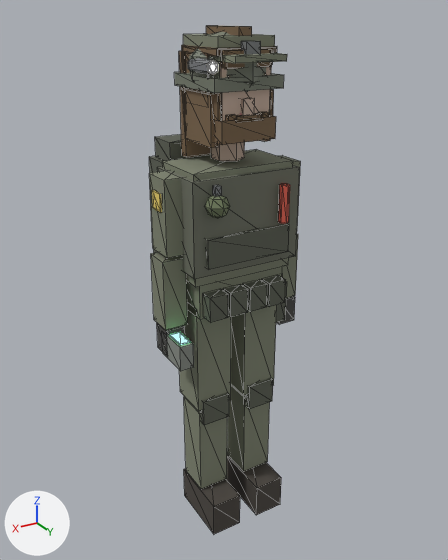
Renders of the glTF model assets/models/merc.glb from each side of a commit.
One viewpoint serves both versions: a camera (50 mm lens) standing at (1.082, 1.778, 1.887) and looking at (-0.027, -0.07, 0.963). Lighting does not change. The marker at lower left points along +X, +Y and +Z. The picture after the commit comes second. Mesh edges are drawn as thin lines.

The older version as bpy lines, for what is in view:
```python
me_gear_belt0 = bpy.data.meshes.new('Gear_Belt0')
me_gear_belt0.from_pydata(...)  # a box spanning x 0.085..0.155, y 0.095..0.145, z 0.925..1.015
me_gear_belt0.materials.append(mat_webbing)  # dark grey #5d6155
me_gear_belt2 = bpy.data.meshes.new('Gear_Belt2')
me_gear_belt2.from_pydata(...)  # a box spanning x -0.075..-0.005, y 0.095..0.145, z 0.925..1.015
me_gear_belt2.materials.append(mat_webbing)  # dark grey #5d6155
me_gear_helmet = bpy.data.meshes.new('Gear_Helmet')
me_gear_helmet.from_pydata(...)  # a UV sphere (8 segments, 5 rings, poles along z) spanning x -0.13..0.13, y -0.142..0.142, z 1.62..1.84, material slot 0; a box spanning x -0.125..0.125, y -0.13..0.13, z 1.67..1.71, material slot 0; a box spanning x -0.025..0.025, y 0.115..0.145, z 1.77..1.81, material slot 1
me_gear_helmet.materials.append(mat_helmet)  # grey #797e6f
me_gear_helmet.materials.append(mat_gearmetal)  # grey #7c7e81
ob_gear_belt0 = bpy.data.objects.new('Gear_Belt0', me_gear_belt0)
ob_gear_belt0.location = (0.0, 0.0, 0.0)
ob_gear_belt2 = bpy.data.objects.new('Gear_Belt2', me_gear_belt2)
ob_gear_belt2.location = (0.0, 0.0, 0.0)
ob_gear_helmet = bpy.data.objects.new('Gear_Helmet', me_gear_helmet)
ob_gear_helmet.location = (0.0, 0.0, 0.0)
# also in view: 'Gear_Cap' at (0.0, 0.04, 1.79); 'Body' at (0.0, 0.027, 0.887); 'Vest' at (0.0, 0.012, 1.25); 'Look_HairLong' at (0.0, 0.003, 1.616); 'Gear_Belt1' at (0.04, 0.12, 0.97)
```
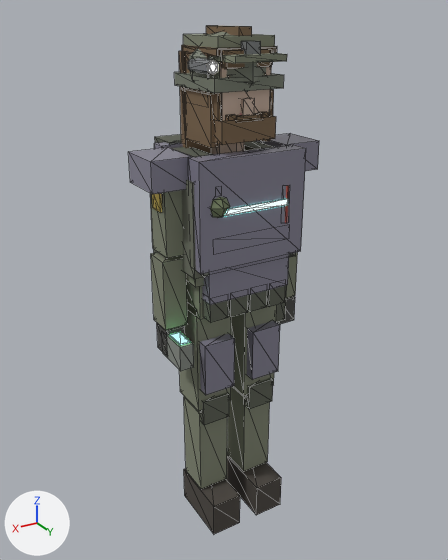
Location of each change, (x1, y1, x2, y2) in pixels of the pictures (448 x 560 px):
```json
{"object": "Gear_Plate", "change": "added", "after": [129, 133, 319, 395], "faces in mat_alloy (grey #868495)": [129, 133, 319, 395], "faces in mat_alloyglow (cyan #95f3e7, glowing cyan #9cfff2)": [223, 199, 288, 217]}
{"object": "Gear_Vest", "change": "added", "after": [171, 141, 293, 276], "on screen": "mostly hidden", "faces in mat_webbing (dark grey #5d6155)": [171, 141, 273, 157]}
{"object": "Vest", "change": "unchanged, covered by the edit", "before": [157, 165, 300, 279], "after": [179, 179, 296, 279]}
```

The change, as JSON lines over the scene's bpy script:
```json
{"op": "add", "block": "mat_kevlar", "code": ["mat_kevlar = principled_material('Kevlar')", "mat_kevlar.base_color = (0.2, 0.22, 0.18)  # grey #7c8176", "mat_kevlar.roughness = 0.9"]}
{"op": "add", "block": "mat_alloyglow", "code": ["mat_alloyglow = principled_material('AlloyGlow')", "mat_alloyglow.base_color = (0.3, 0.9, 0.8)  # cyan #95f3e7", "mat_alloyglow.roughness = 0.9", "mat_alloyglow.emission_color = (0.333, 1.0, 0.889)  # cyan #9cfff2", "mat_alloyglow.emission_strength = 2.25"]}
{"op": "add", "block": "mat_alloy", "code": ["mat_alloy = principled_material('Alloy')", "mat_alloy.base_color = (0.24, 0.23, 0.3)  # grey #868495", "mat_alloy.roughness = 0.3"]}
{"op": "add", "block": "me_gear_vest", "code": ["me_gear_vest = bpy.data.meshes.new('Gear_Vest')", "me_gear_vest.from_pydata(...)  # a box spanning x -0.18..0.18, y 0.085..0.145, z 1.1..1.44, material slot 0; a box spanning x -0.18..0.18, y -0.15..-0.1, z 1.1..1.44, material slot 0; a box spanning x 0.085..0.155, y -0.13..0.13, z 1.43..1.47, material slot 1; a box spanning x -0.155..-0.085, y -0.13..0.13, z 1.43..1.47, material slot 1; a box spanning x -0.15..0.15, y 0.14..0.16, z 1.175..1.225, material slot 1", "me_gear_vest.materials.append(mat_kevlar)  # grey #7c8176", "me_gear_vest.materials.append(mat_webbing)  # dark grey #5d6155"]}
{"op": "add", "block": "me_gear_plate", "code": ["me_gear_plate = bpy.data.meshes.new('Gear_Plate')", "me_gear_plate.from_pydata(...)  # a box spanning x -0.2..0.2, y 0.095..0.165, z 1.12..1.48, material slot 0; a box spanning x -0.19..0.19, y -0.17..-0.11, z 1.12..1.48, material slot 0; a box spanning x -0.16..0.16, y 0.09..0.15, z 0.995..1.145, material slot 0; a box spanning x 0.18..0.32, y -0.085..0.085, z 1.38..1.48, material slot 0; a box spanning x -0.32..-0.18, y -0.085..0.085, z 1.38..1.48, material slot 0; a box spanning x 0.04..0.16, y 0.065..0.115, z 0.62..0.82, material slot 0; a box spanning x -0.16..-0.04, y 0.065..0.115, z 0.62..0.82, material slot 0; a box spanning x -0.13..0.13, y 0.165..0.171, z 1.3..1.32, material slot 1", "me_gear_plate.materials.append(mat_alloy)  # grey #868495", "me_gear_plate.materials.append(mat_alloyglow)  # cyan #95f3e7, glowing cyan #9cfff2"]}
{"op": "add", "block": "ob_gear_vest", "code": ["ob_gear_vest = bpy.data.objects.new('Gear_Vest', me_gear_vest)", "ob_gear_vest.location = (0.0, 0.0, 0.0)"]}
{"op": "add", "block": "ob_gear_plate", "code": ["ob_gear_plate = bpy.data.objects.new('Gear_Plate', me_gear_plate)", "ob_gear_plate.location = (0.0, 0.0, 0.0)"]}
```
